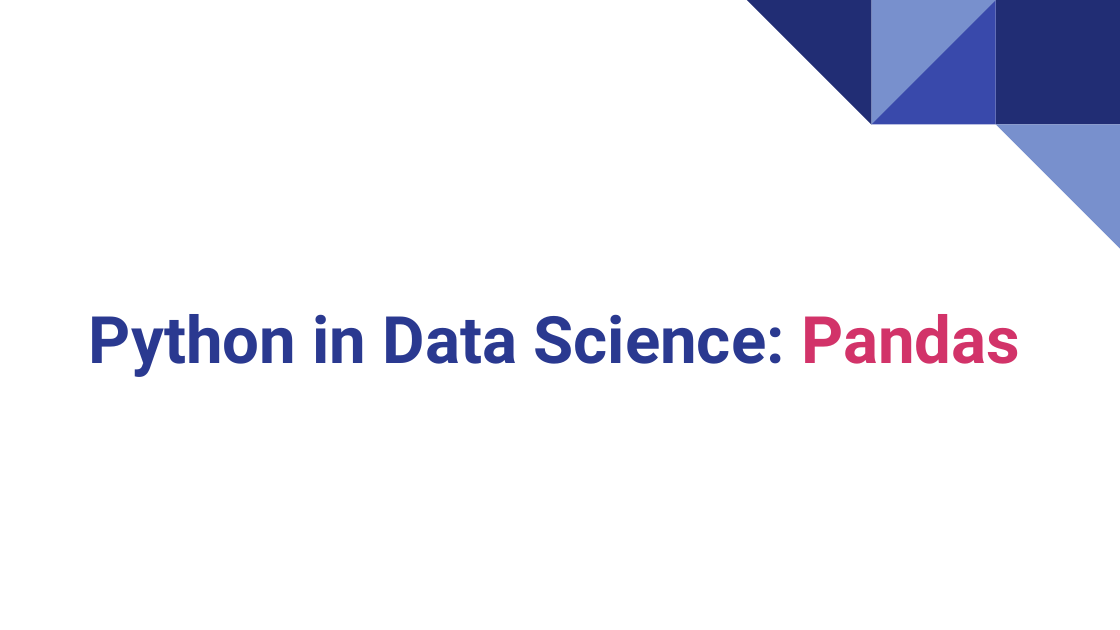
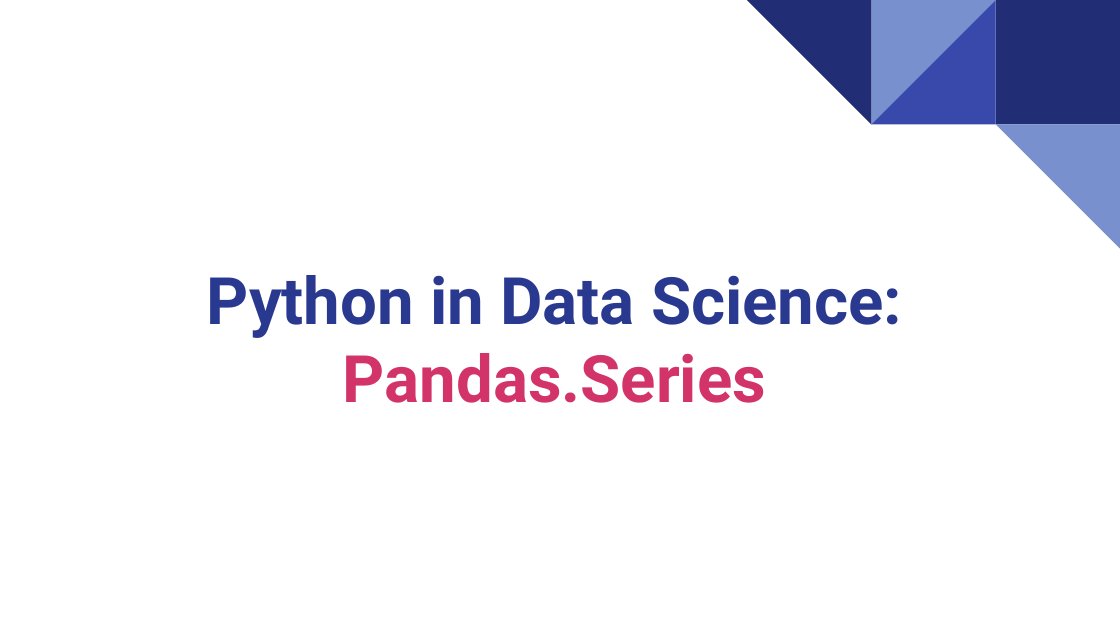
Before and after one commit to wg-training/wg-python-for-data-science-fundamental, a slide deck: slide 1 of slides/13 - Python in Data Science_ Data Manipulation with Pandas.Series.pptx. Drawn at 1120x630 pixels with LibreOffice and Linux fonts; fonts in the diff are those of the drawing. Boxes give left, top, right and bottom in pixels: in the first picture for what was removed or moved away, otherwise in the second. Text is boxed around its words. In the diff, an @@ line names an element or a change of style, - is before the commit and + after.

Commit message:
feat: update presentation slides for Python in Data Science and Numpy

```diff
--- a/slides/13 - Python in Data Science_ Data Manipulation with Pandas.Series.pptx
+++ b/slides/13 - Python in Data Science_ Data Manipulation with Pandas.Series.pptx
@@ title at [206, 275, 902, 403]: text changed @@
-Python in Data Science: Pandas
+Python in Data Science: Pandas.Series
```
Also in this commit, not shown: 1 other slide changed, 1 slide added, 1 slide removed, 3 other files.
